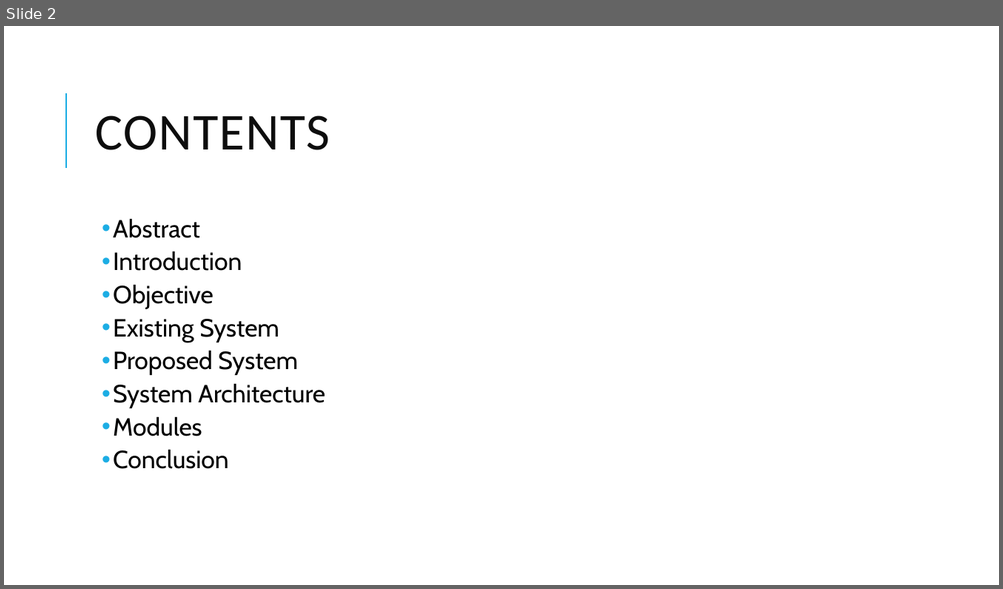
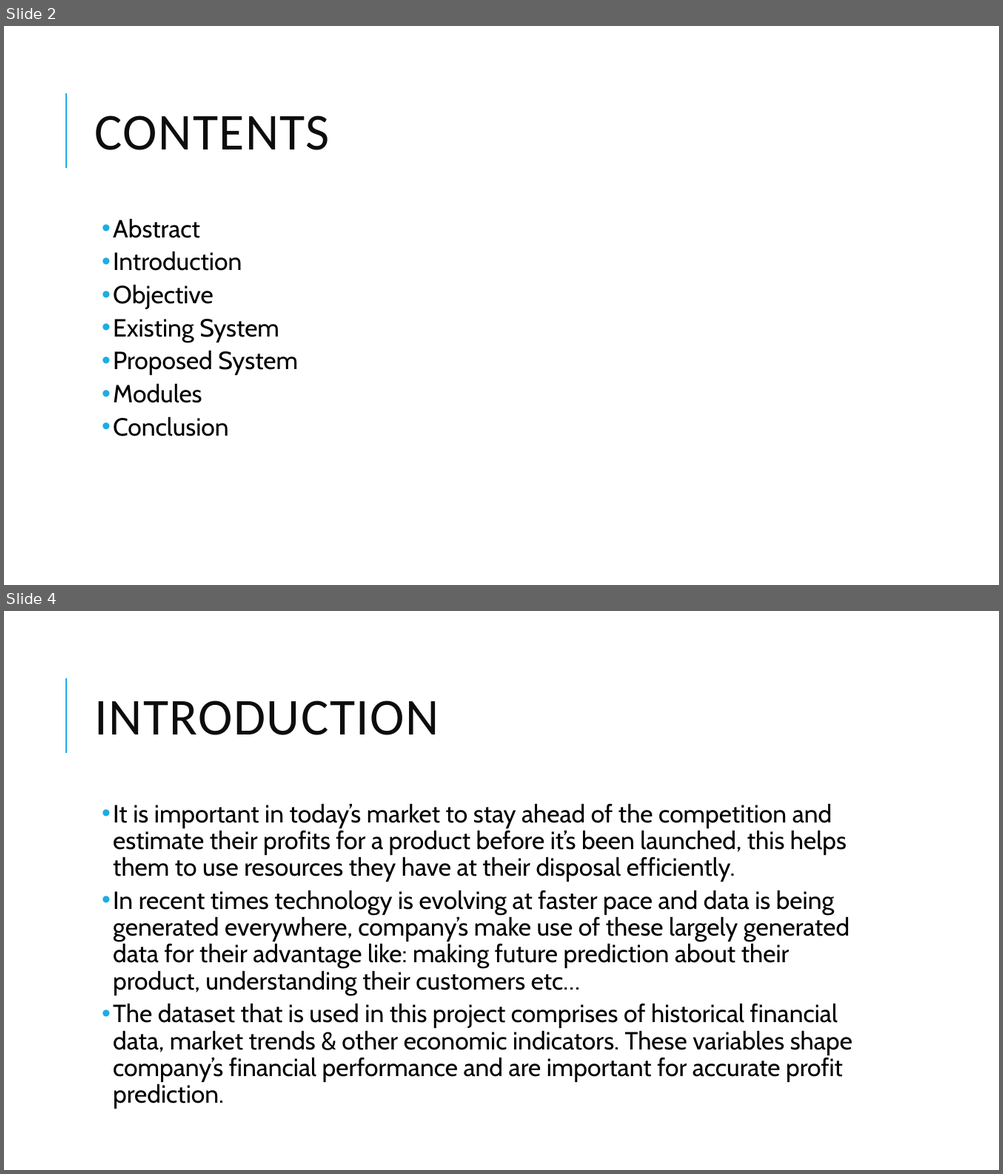
Before and after one commit to anirudhp06/Company-Profit-Prediction, a slide deck: Exposys Internship report.pptx. Shown one above the other, each under a label of ours: slide 2 before the commit, slides 2 and 4 after it; the slides between them are not shown. The pictures are 1003x589 and 1003x1174 pixels, drawn with LibreOffice and Linux fonts; fonts in the diff are those of the drawing. Boxes give left, top, right and bottom in pixels: in the first picture for what was removed or moved away, otherwise in the second. Text is boxed around its words. In the diff, an @@ line names an element or a change of style, - is before the commit and + after.

```diff
--- a/Exposys Internship report.pptx
+++ b/Exposys Internship report.pptx
@@ slide 4 added at (4, 611, 999, 1170), background #FFFFFF; not listed: 1 template element that a slide beside it also shows @@
@@ title added at (95, 701, 438, 735), 50 pt, text #0D0D0D @@
+INTRODUCTION
@@ text added at (113, 803, 852, 1109), 24 pt, text #000000 @@
+  • It is important in today’s market to stay ahead of the competition and estimate their profits for a product before it’s been launched, this helps them to use resources they have at their disposal efficiently.
+  • In recent times technology is evolving at faster pace and data is being generated everywhere, company’s make use of these largely generated data for their advantage like: making future prediction about their product, understanding their customers etc…
+  • The dataset that is used in this project comprises of historical financial data, market trends & other economic indicators. These variables shape company’s financial performance and are important for accurate profit prediction.
@@ slide 2 changed as well @@
@@ text at (113, 383, 325, 409): paragraph removed @@
-  • System Architecture
```
Also in this commit, not shown: 9 other slides added, 1 other file.
